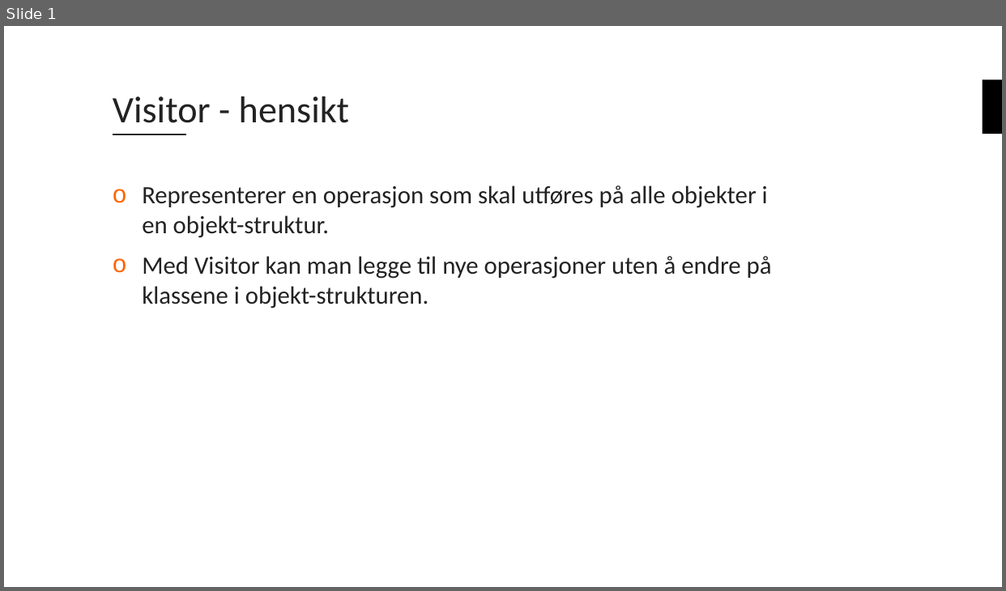
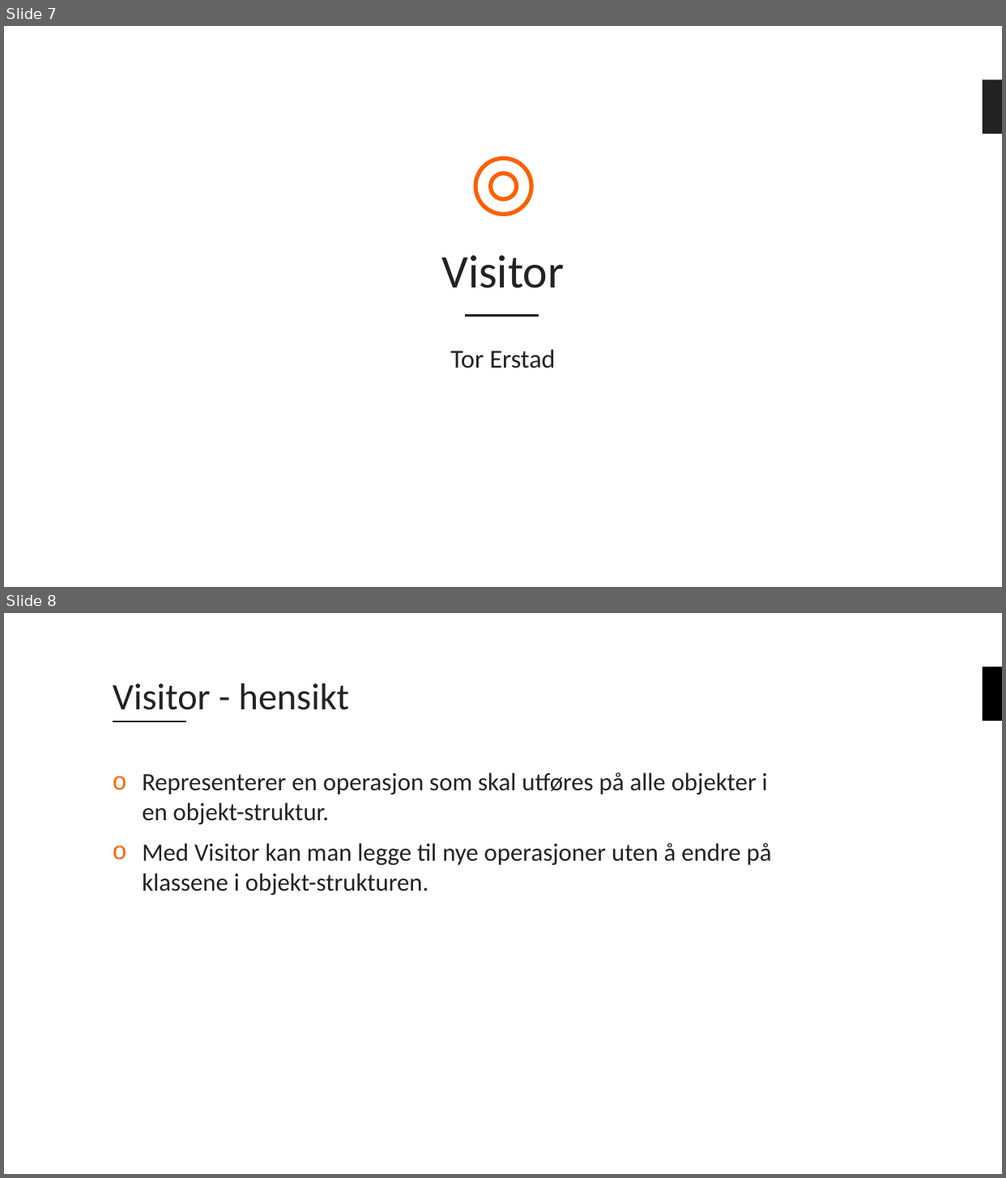
Before and after one commit to bouvet/VisitorAndStrategyPattern, a slide deck: Presentasjon.pptx. Shown one above the other, each under a label of ours: slide 1 before the commit, slides 7 and 8 after it. The pictures are 1006x591 and 1006x1178 pixels, drawn with LibreOffice and Linux fonts; fonts in the diff are those of the drawing; background and template pictures are left out. Boxes give left, top, right and bottom in pixels: in the first picture for what was removed or moved away, otherwise in the second. Text is boxed around its words. In the diff, an @@ line names an element or a change of style, - is before the commit and + after.

```diff
--- a/Presentasjon.pptx
+++ b/Presentasjon.pptx
@@ slide 7 added at (x1=4, y1=26, x2=1002, y2=587), background #FFFFFF @@
@@ rectangle added at (x1=982, y1=80, x2=1002, y2=134), fill #222222 @@
@@ ellipse added at (x1=475, y1=159, x2=532, y2=215), outline #FA6100 4 pt @@
@@ ellipse added at (x1=491, y1=173, x2=517, y2=199), outline #FA6100 4 pt @@
@@ title added at (x1=441, y1=255, x2=564, y2=288), 45 pt, text #222222 @@
+Visitor
@@ line added from (465, 316) to (539, 316), #222222 2 pt @@
@@ subtitle added at (x1=450, y1=349, x2=556, y2=369), 25 pt, text #222222 @@
+Tor Erstad
@@ what was slide 1 is now slide 8 @@
```
Also in this commit, not shown: 9 other slides added.
